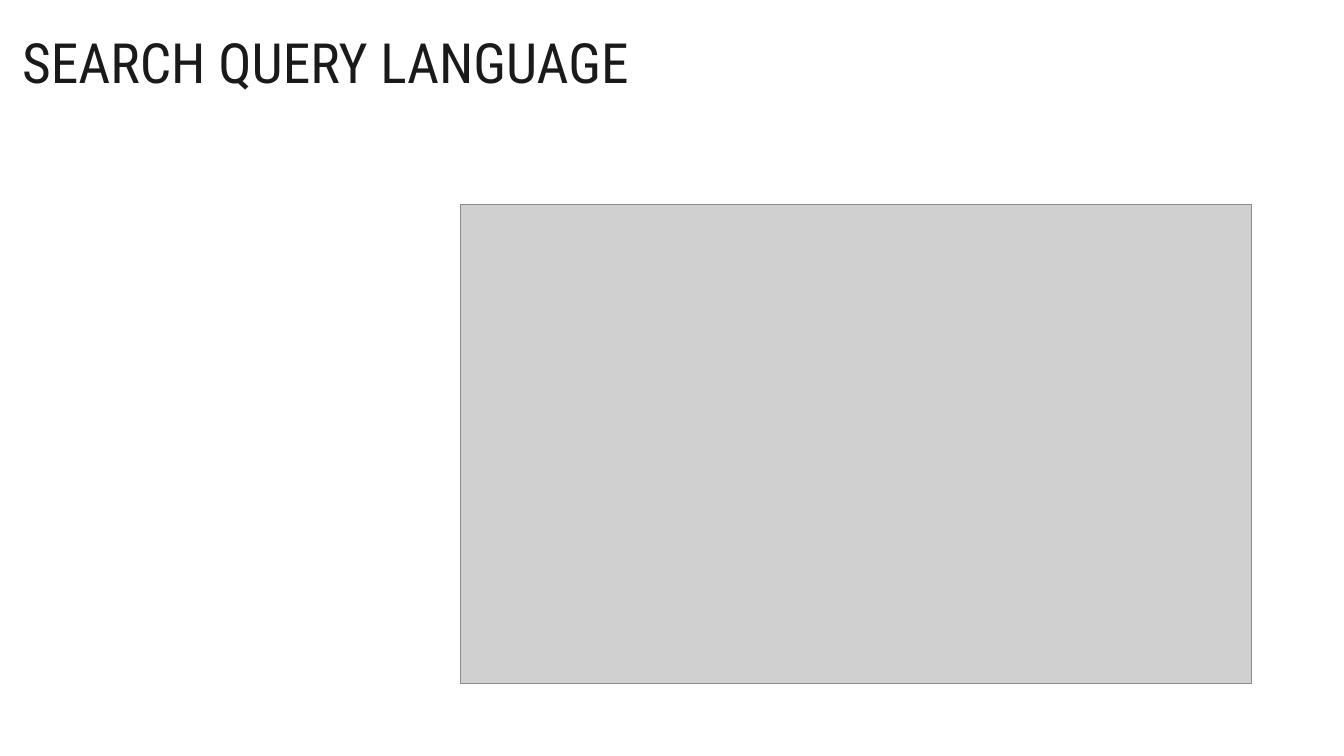
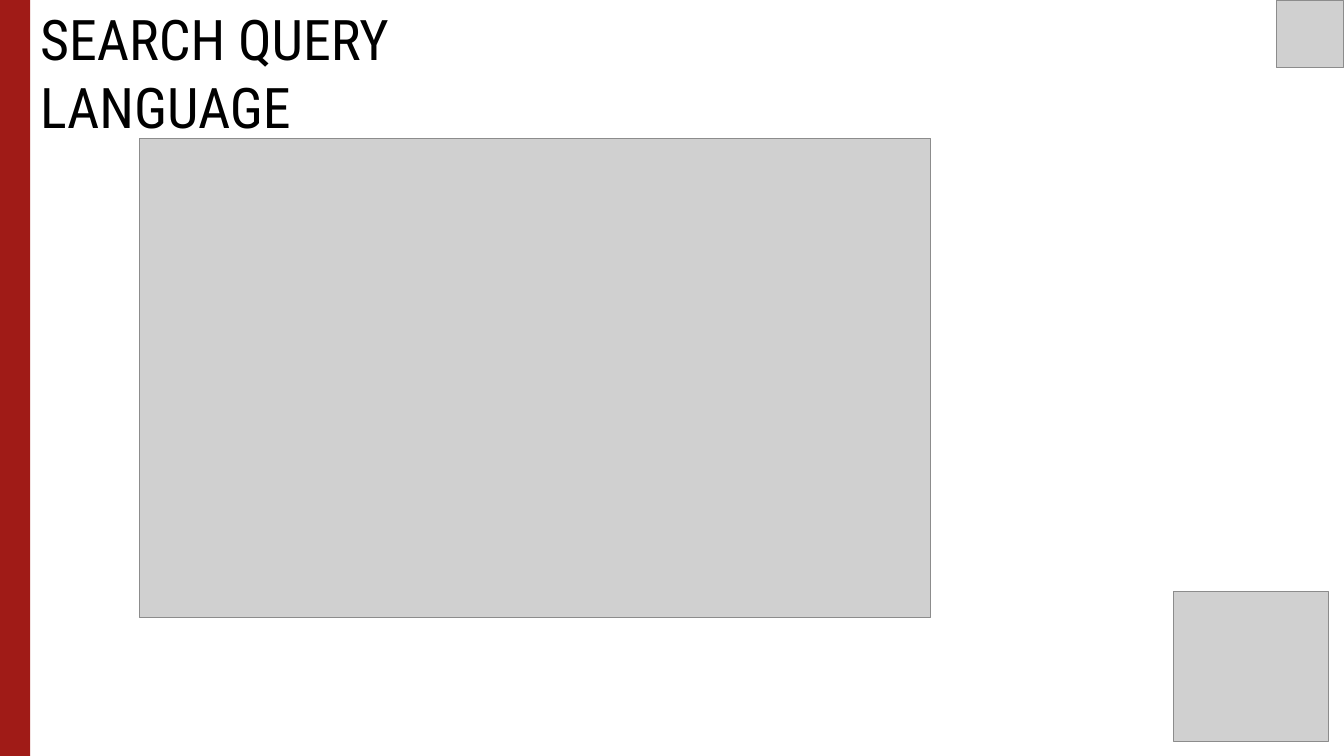
Before and after one commit to Uni-Sopron/temalabor-o21-I-NEW-Centralized-log-server, a slide deck: slide 25 of Témalabor - Centralized log server.pptx. Drawn at 1344x756 pixels with LibreOffice and Linux fonts; fonts in the diff are those of the drawing; grey boxes stand for pictures. Boxes give left, top, right and bottom in pixels: in the first picture for what was removed or moved away, otherwise in the second. Text is boxed around its words. In the diff, an @@ line names an element or a change of style, - is before the commit and + after.

```diff
--- a/Témalabor - Centralized log server.pptx
+++ b/Témalabor - Centralized log server.pptx
@@ rectangle added at (0,0,30,756), fill #A01B17 @@
@@ text "SEARCH QUERY LANGUAGE": place and size @@
-text "SEARCH QUERY LANGUAGE" at (22,43,628,90)
+text "SEARCH QUERY LANGUAGE" at (40,19,389,141)
@@ text "SEARCH QUERY LANGUAGE" at (40,19,389,141): size 39.6 to 40 pt, text colour #1A1A1B to #000000; line spacing 0.9 to 1; vertical alignment middle to top @@
@@ picture added at (1276,0,1344,68) @@
@@ picture: place and size @@
-picture at (461,204,1252,684)
+picture at (139,138,931,618)
@@ picture added at (1175,592,1330,742) @@
```
Also in this commit, not shown: 2 other slides changed.
